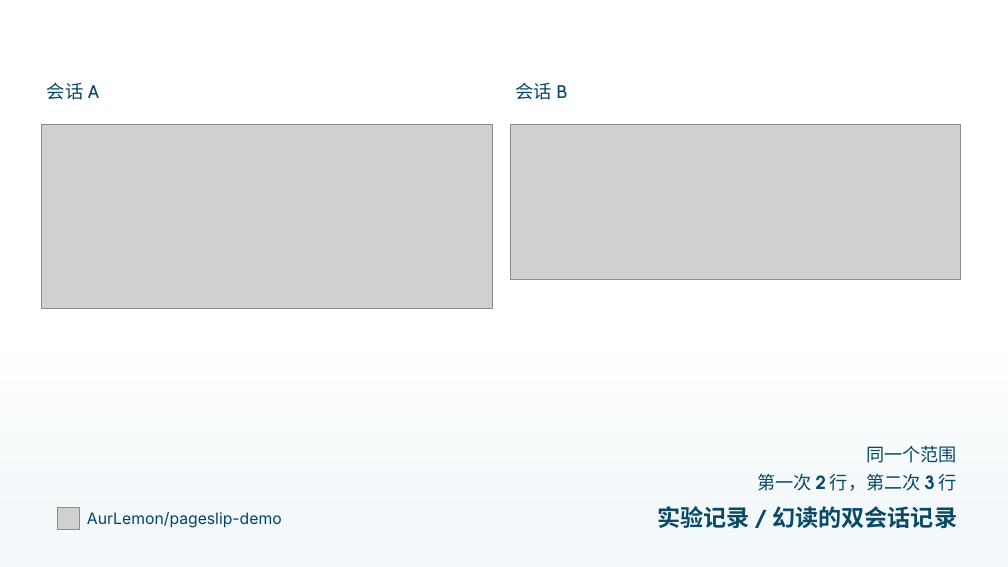
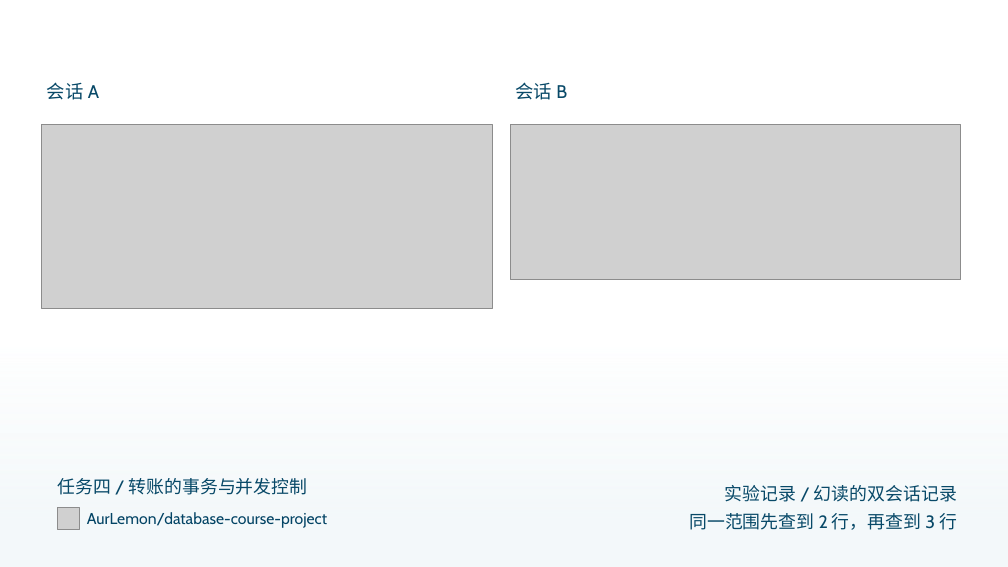
Before and after one commit to AurLemon/pageslip-demo, a slide deck: slide 20 of presentations/task-4-transactions.pptx. Drawn at 1008x567 pixels with LibreOffice and Linux fonts; fonts in the diff are those of the drawing; grey boxes stand for pictures. Boxes give left, top, right and bottom in pixels: in the first picture for what was removed or moved away, otherwise in the second. Text is boxed around its words. In the diff, an @@ line names an element or a change of style, - is before the commit and + after.

```diff
--- a/presentations/task-4-transactions.pptx
+++ b/presentations/task-4-transactions.pptx
@@ text removed at [866,445,957,463] @@
-同一个范围
@@ text added at [57,478,308,495], 17 pt, text #084968 @@
+任务四 / 转账的事务与并发控制
@@ text removed at [757,473,957,491] @@
-第一次 2 行，第二次 3 行
@@ text "实验记录 / 幻读的双会话记录": place and size @@
-text "实验记录 / 幻读的双会话记录" at [657,506,957,528]
+text "实验记录 / 幻读的双会话记录" at [725,485,957,502]
@@ text "实验记录 / 幻读的双会话记录" at [725,485,957,502]: size 22 to 17 pt, bold off @@
@@ text at [87,512,327,528]: text changed; font Inter to Cabin @@
-AurLemon/pageslip-demo
+AurLemon/database-course-project
@@ text added at [689,513,957,530], 17 pt, text #084968 @@
+同一范围先查到 2 行，再查到 3 行
```
Also in this commit, not shown: 21 other slides changed, 2 other files.
